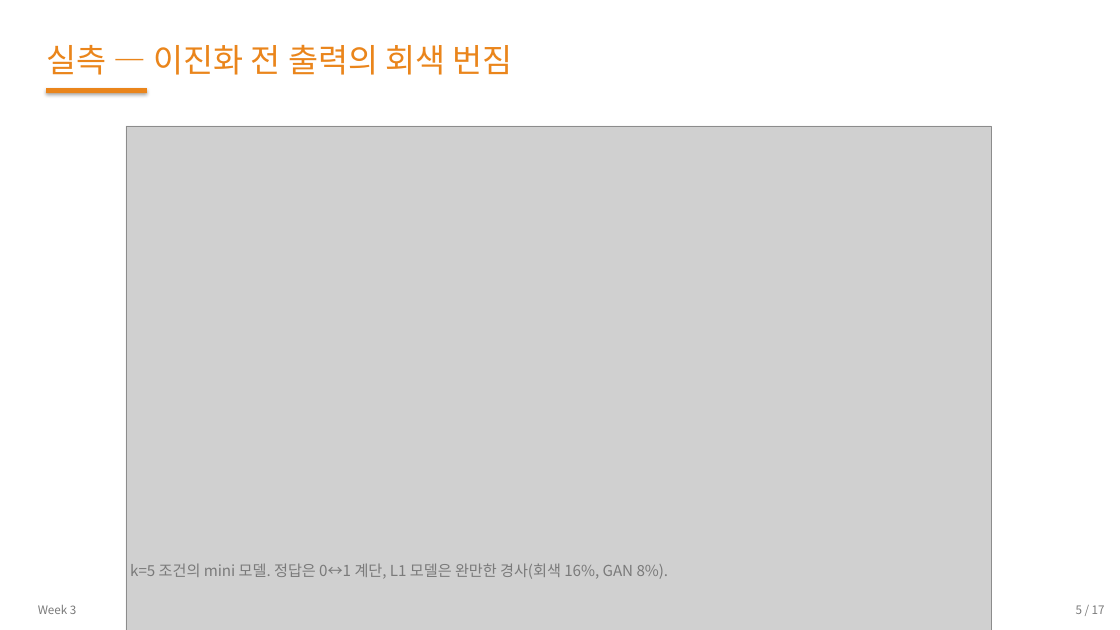
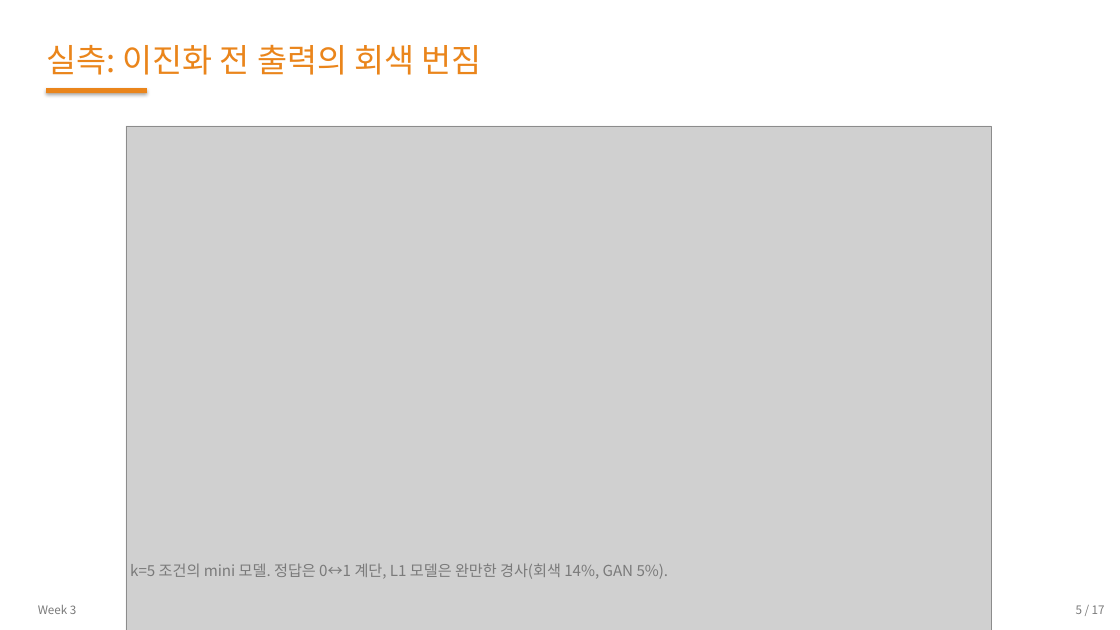
Before and after one commit to 01willy/Digital_rock_DL_Education, a slide deck: slide 5 of web/downloads/shared/w3/W3.pptx. Drawn at 1120x630 pixels with LibreOffice and Linux fonts; fonts in the diff are those of the drawing; grey boxes stand for pictures. Boxes give left, top, right and bottom in pixels: in the first picture for what was removed or moved away, otherwise in the second. Text is boxed around its words. In the diff, an @@ line names an element or a change of style, - is before the commit and + after.

```diff
--- a/web/downloads/shared/w3/W3.pptx
+++ b/web/downloads/shared/w3/W3.pptx
@@ text at (x1=46, y1=44, x2=482, y2=75): text changed @@
-실측 — 이진화 전 출력의 회색 번짐
+실측: 이진화 전 출력의 회색 번짐
@@ text at (x1=130, y1=563, x2=669, y2=579): text changed @@
-k=5 조건의 mini 모델. 정답은 0↔1 계단, L1 모델은 완만한 경사(회색 16%, GAN 8%).
+k=5 조건의 mini 모델. 정답은 0↔1 계단, L1 모델은 완만한 경사(회색 14%, GAN 5%).
```
Also in this commit, not shown: 14 other slides changed, 25 other files.
